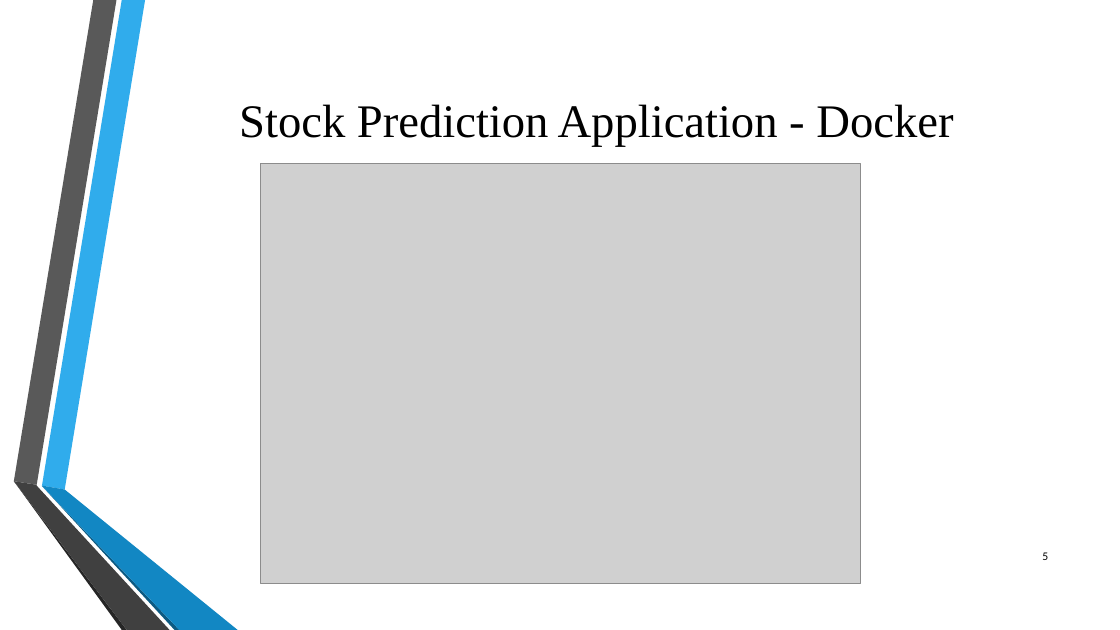
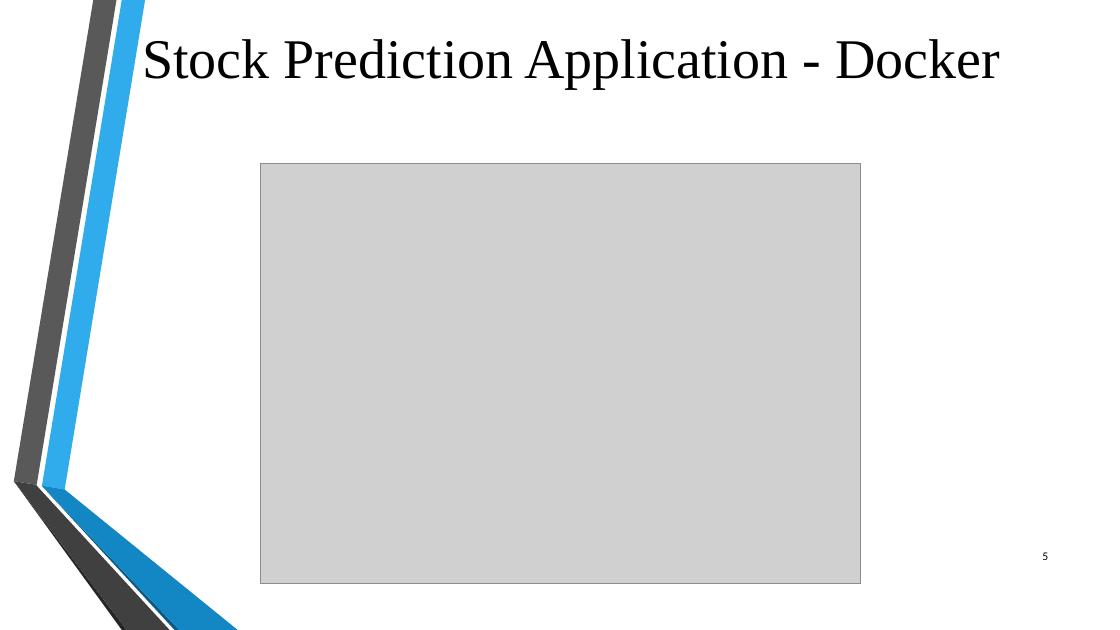
Before and after one commit to Priyaa84/DSE6300_Project, a slide deck: slide 5 of DSE 6300- Project Presentation.pptx. Drawn at 1120x630 pixels with LibreOffice and Linux fonts; fonts in the diff are those of the drawing; grey boxes stand for pictures; background and template pictures are left out. Boxes give left, top, right and bottom in pixels: in the first picture for what was removed or moved away, otherwise in the second. Text is boxed around its words. In the diff, an @@ line names an element or a change of style, - is before the commit and + after.

Commit message:
Formatting changes and updates

```diff
--- a/DSE 6300- Project Presentation.pptx
+++ b/DSE 6300- Project Presentation.pptx
@@ title "Stock Prediction Application - Docker": place and size @@
-title "Stock Prediction Application - Docker" at bbox=[239, 104, 953, 147]
+title "Stock Prediction Application - Docker" at bbox=[142, 39, 1000, 88]
@@ title "Stock Prediction Application - Docker" at bbox=[142, 39, 1000, 88]: size 40 to 48 pt @@
```
Also in this commit, not shown: 13 other slides changed, 2 slides added, 1 slide removed.
